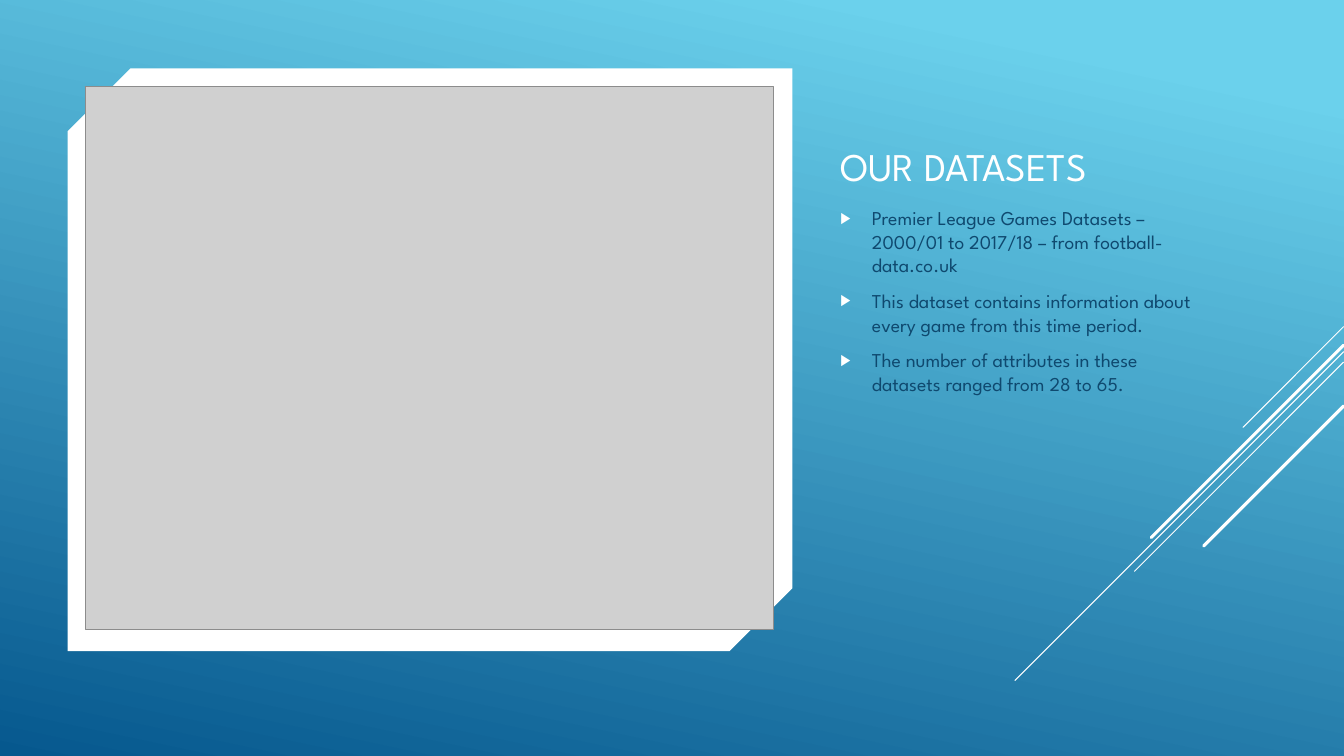
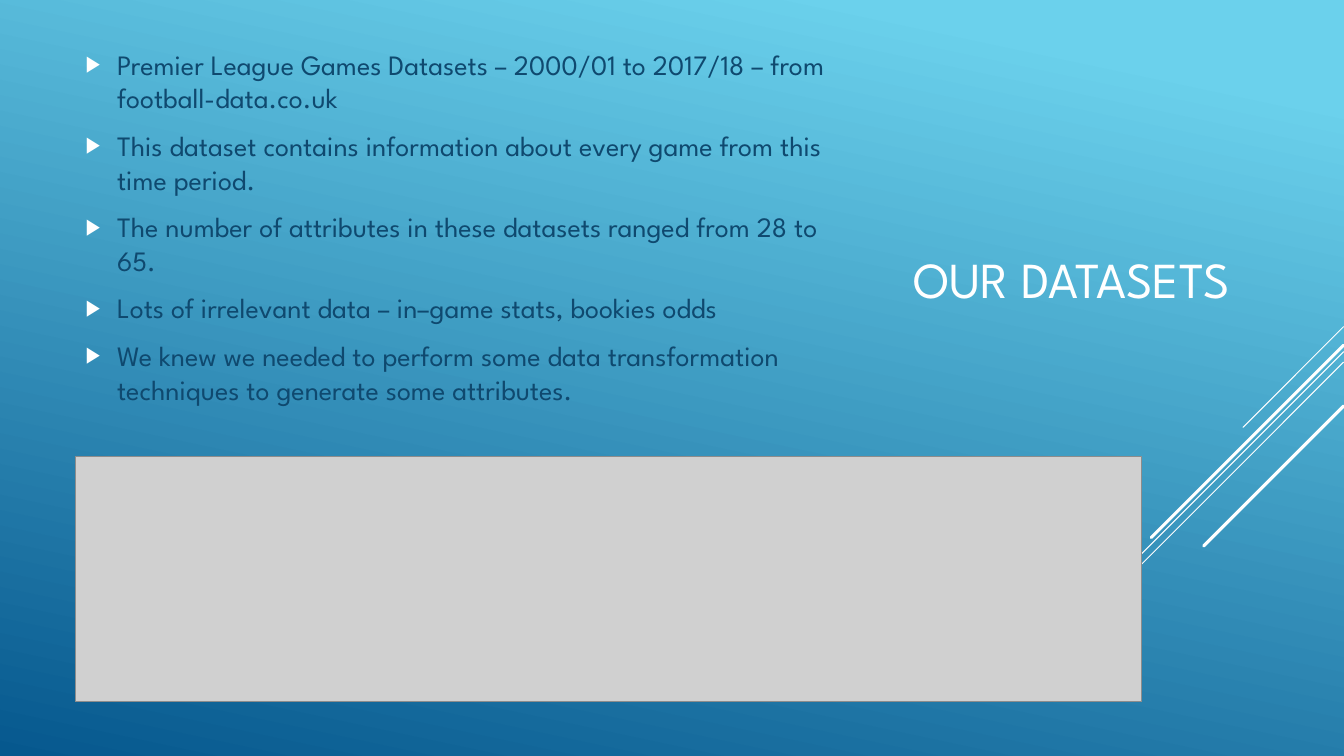
Before and after one commit to russell-brady/data-mining, a slide deck: slide 2 of Documents/WorkshopGroup40.pptx. Drawn at 1344x756 pixels with LibreOffice and Linux fonts; fonts in the diff are those of the drawing; grey boxes stand for pictures. Boxes give left, top, right and bottom in pixels: in the first picture for what was removed or moved away, otherwise in the second. Text is boxed around its words. In the diff, an @@ line names an element or a change of style, - is before the commit and + after.

```diff
--- a/Documents/WorkshopGroup40.pptx
+++ b/Documents/WorkshopGroup40.pptx
@@ text "Premier League Games Datasets – ...": place and size @@
-text "Premier League Games Datasets – ..." at <box>872,212,1191,395</box>
+text "Premier League Games Datasets – ..." at <box>117,55,824,406</box>
@@ text "Premier League Games Datasets – ..." at <box>117,55,824,406</box>: vertical alignment top to middle @@
@@ text at <box>117,55,824,271</box>: size 14 to 20 pt in "Premier League Games Datasets – 2000/01 to ...", "This dataset contains information about every game ...", "The number of attributes in these datasets ..."; more space between paragraphs @@
@@ title "OUR DATASETS": place and size @@
-title "OUR DATASETS" at <box>840,154,1087,182</box>
+title "OUR DATASETS" at <box>913,264,1230,299</box>
@@ title "OUR DATASETS" at <box>913,264,1230,299</box>: size 28 to 36 pt; vertical alignment bottom to middle @@
@@ snip diag rect removed at <box>68,69,792,651</box> @@
@@ text at <box>117,298,779,406</box>: paragraphs added @@
+▶ Lots of irrelevant data – in–game stats, bookies odds
+▶ We knew we needed to perform some data transformation techniques to generate some attributes.
@@ line removed from (1344, 352) to (1015, 681) @@
@@ line added from (1344, 352) to (1015, 681), #FFFFFF 0.75 pt @@
@@ line removed from (1344, 362) to (1135, 572) @@
@@ line added from (1344, 362) to (1135, 572), #FFFFFF 0.75 pt @@
@@ picture: place and size @@
-picture at <box>86,87,773,629</box>
+picture at <box>76,457,1142,703</box>
```
Also in this commit, not shown: 5 other slides changed, 2 slides added, 2 slides removed, 13 other files.
